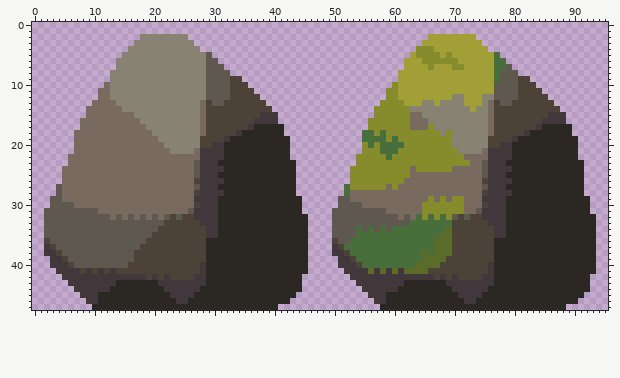
Edited in one commit: sprite sheet (Assets/Art/Tiles/New TIles/48x48pxRock3.png). Above, as it was before the edit.
The file is 96x48 pixels.
Once edited:
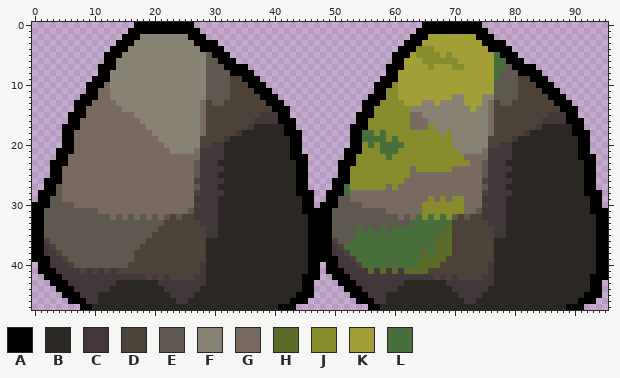
Palette (. is transparent): A #000000  B #2b2722  C #42383c  D #4d4238  E #5f584f  F #888272  G #786a5e  H #5b6b29  J #868c2c  K #a19f36  L #486e3c
The exact change:
Changed rows in their new state; - is an unchanged pixel.
first column x 0:
 0 -----------------AAAAAAAAAA--------------------------------------AAAAAAAAAA---------------------
 1 ----------------AAAAAAAAAAAA------------------------------------AAAAAAAAAAAA--------------------
 2 ---------------AAA--------AAA----------------------------------AAA--------AAA-------------------
 3 --------------AAA----------AAAA-------------------------------AAA----------AAAA-----------------
 4 -------------AAA------------AAAA-----------------------------AAA------------AAAA----------------
 5 ------------AAA---------------AAA---------------------------AAA---------------AAA---------------
 6 ------------AA-----------------AAA--------------------------AA-----------------AAA--------------
 7 -----------AAA------------------AAAA-----------------------AAA------------------AAAA------------
 8 -----------AA--------------------AAAA----------------------AA--------------------AAAA-----------
 9 ----------AAA----------------------AAA--------------------AAA----------------------AAA----------
10 ---------AAA------------------------AAA------------------AAA------------------------AAA---------
11 ---------AA--------------------------AAA-----------------AA--------------------------AAA--------
12 --------AAA---------------------------AAA---------------AAA---------------------------AAA-------
13 -------AAA-----------------------------AAA-------------AAA-----------------------------AAA------
14 -------AA-------------------------------AAA------------AA-------------------------------AAA-----
15 ------AAA--------------------------------AA-----------AAA--------------------------------AA-----
16 ------AA---------------------------------AAA----------AA---------------------------------AAA----
17 -----AAA----------------------------------AA---------AAA----------------------------------AA----
18 -----AA-----------------------------------AAA--------AA-----------------------------------AAA---
19 -----AA------------------------------------AA--------AA------------------------------------AA---
20 -----AA------------------------------------AA--------AA------------------------------------AA---
21 ----AAA------------------------------------AA-------AAA------------------------------------AA---
22 ----AA-------------------------------------AAA------AA-------------------------------------AAA--
23 ---AAA--------------------------------------AA-----AAA--------------------------------------AA--
24 ---AA---------------------------------------AA-----AA---------------------------------------AA--
25 ---AA---------------------------------------AA-----AA---------------------------------------AA--
26 --AAA---------------------------------------AA----AAA---------------------------------------AA--
27 --AA----------------------------------------AA----AA----------------------------------------AA--
28 -AAA----------------------------------------AAA--AAA----------------------------------------AAA-
29 -AA------------------------------------------AA--AA------------------------------------------AA-
30 AAA------------------------------------------AA-AAA------------------------------------------AA-
31 AA-------------------------------------------AAAAA-------------------------------------------AAA
32 AA--------------------------------------------AAAA--------------------------------------------AA
33 AA--------------------------------------------AAAA--------------------------------------------AA
34 AA--------------------------------------------AAAA--------------------------------------------AA
35 AA--------------------------------------------AAAA--------------------------------------------AA
36 AA--------------------------------------------AAAA--------------------------------------------AA
37 AA--------------------------------------------AAAA--------------------------------------------AA
38 AA--------------------------------------------AAAA--------------------------------------------AA
39 AAA-------------------------------------------AAAAA-------------------------------------------AA
40 -AA-------------------------------------------AA-AA-------------------------------------------AA
41 -AAA------------------------------------------AA-AAA------------------------------------------AA
42 --AAA----------------------------------------AAA--AAA----------------------------------------AAA
43 ---AAA---------------------------------------AA----AAA---------------------------------------AA-
44 ----AAA--------------------------------------AA-----AAA--------------------------------------AA-
45 -----AAA------------------------------------AAA------AAA------------------------------------AAA-
46 ------AAA----------------------------------AAA--------AAA----------------------------------AAA--
47 --------AA-------------------------------AAA------------AA-------------------------------AAA----
Changed places in both pictures, as pixel boxes (x1, y1, x2, y2):
added: (32, 22, 608, 310)
